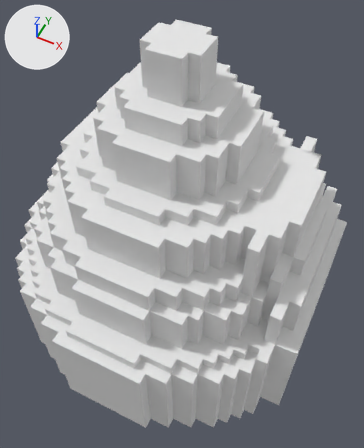
An edit to the OBJ model Assets/Models/lazer/lazer.obj, drawn before and after from the same camera.
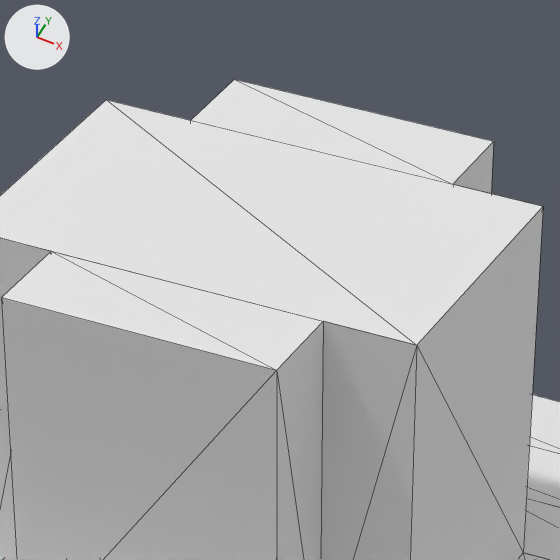
Old and new are each drawn whole from a camera (50 mm lens) standing at (1.638, -3.077, 3.466) and looking at (0.175, -0.152, -0.191) and again close up on the part from 40% to 61% of the width and 2% to 19% of the height. Lighting does not change. The marker at upper left points along +X, +Y and +Z. The close-ups show mesh edges as thin lines. Where no turn or scale is listed for an object, it has been applied to the vertices. Vertices at the same position are counted once.

Script lines for the objects in view, before the commit:
```python
me_lazer = bpy.data.meshes.new('lazer')
me_lazer.from_pydata(...)  # 836 vertices, 1272 faces; spans x -1.6..1.6, y -1.6..1.6, z -1.6..1.6
me_lazer.materials.append(mat_mesh)  # white #e7e7e7
ob_lazer = bpy.data.objects.new('lazer', me_lazer)
ob_lazer.location = (0.0, 0.0, 0.0)
```
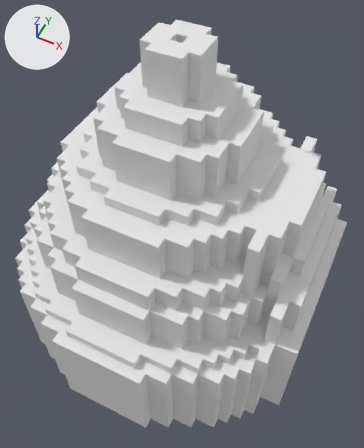
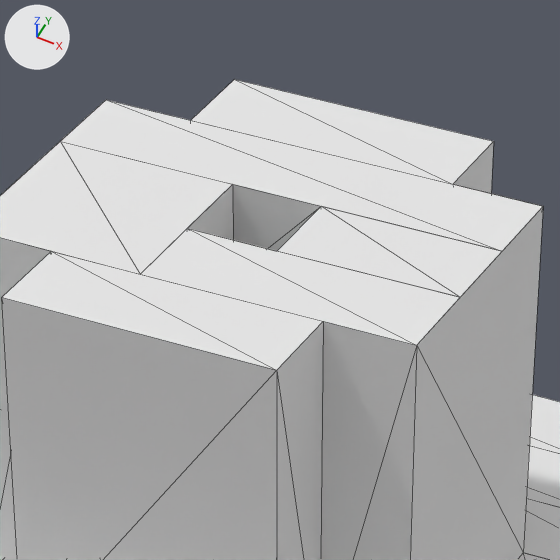
The change in detail:
me_lazer is used by ob_lazer; location (0.0, 0.0, 0.0).
me_lazer had 836 vertices, 1272 faces and spanned x -1.6..1.6, y -1.6..1.6, z -1.6..1.6.
me_lazer now has 848 vertices, 1288 faces and spans x -1.6..1.6, y -1.6..1.6, z -1.6..1.6.
Part 1, on me_lazer:
2 faces are deleted.
7 vertices are added at x -0.2..0.3, y -0.1..0.1, z 1.5..1.6.
5 new vertices lie (0.0, 0.1, 0.0) away from vertices in x 0.0..0.3, y -0.1..0.0, z 1.5..1.6.
18 new faces join them.

Location of each change, (x1, y1, x2, y2) in pixels of the close-ups (560 x 560 px):
part 1 of me_lazer, built on
    both: (0, 100, 543, 345)
